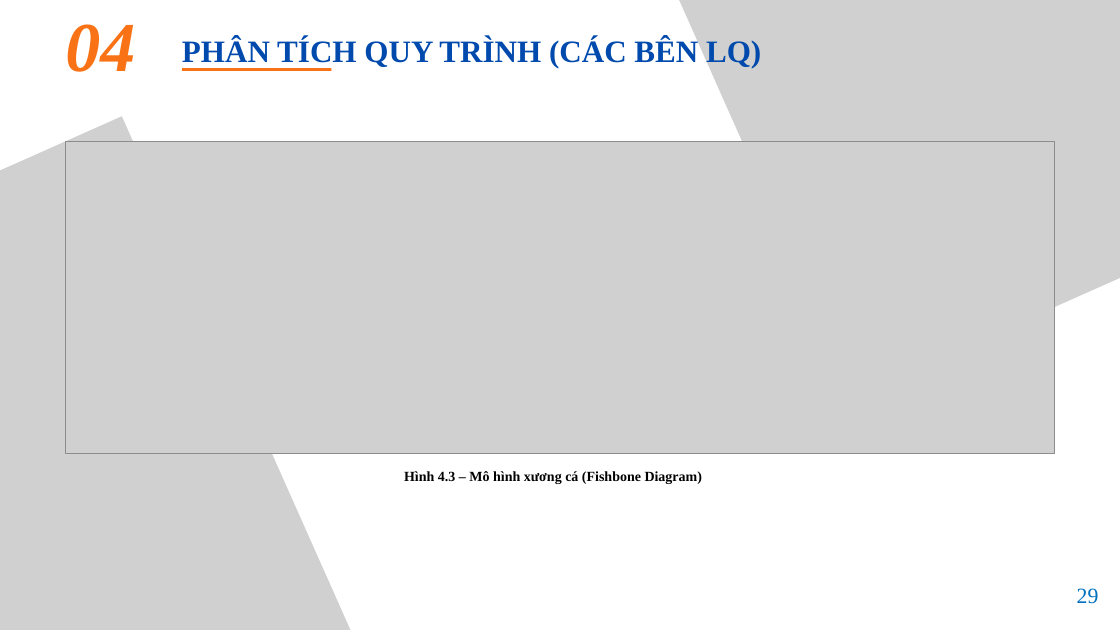
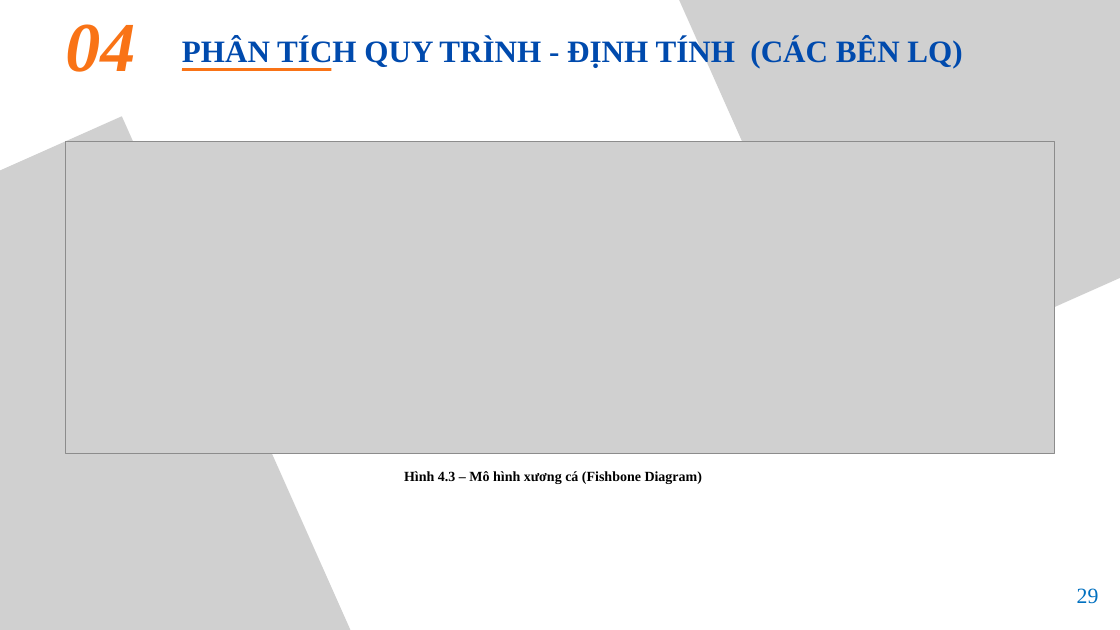
Before and after one commit to DannyHieu/business-process-management, a slide deck: slide 29 of ly-kien-duc/25410189_QT03 - Quản Lý Chất Lượng Và Cải Tiến Quy Trình.pptx. Drawn at 1120x630 pixels with LibreOffice and Linux fonts; fonts in the diff are those of the drawing; grey boxes stand for pictures. Boxes give left, top, right and bottom in pixels: in the first picture for what was removed or moved away, otherwise in the second. Text is boxed around its words. In the diff, an @@ line names an element or a change of style, - is before the commit and + after.

```diff
--- a/ly-kien-duc/25410189_QT03 - Quản Lý Chất Lượng Và Cải Tiến Quy Trình.pptx
+++ b/ly-kien-duc/25410189_QT03 - Quản Lý Chất Lượng Và Cải Tiến Quy Trình.pptx
@@ text at bbox=[182, 38, 962, 68]: text changed @@
-PHÂN TÍCH QUY TRÌNH (CÁC BÊN LQ)
+PHÂN TÍCH QUY TRÌNH - ĐỊNH TÍNH (CÁC BÊN LQ)
```
Also in this commit, not shown: 13 other slides changed, 6 slides added, 4 other files.
